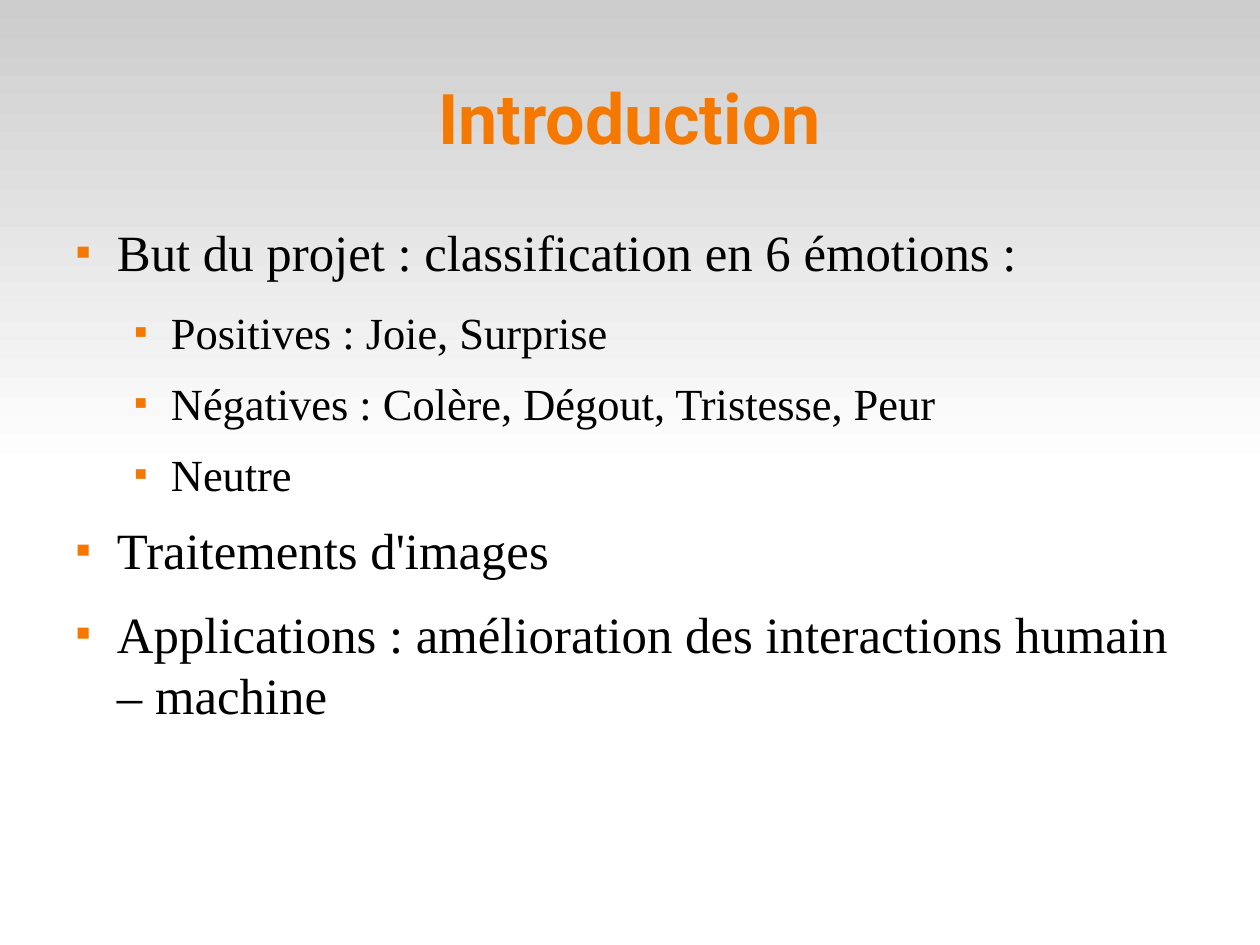
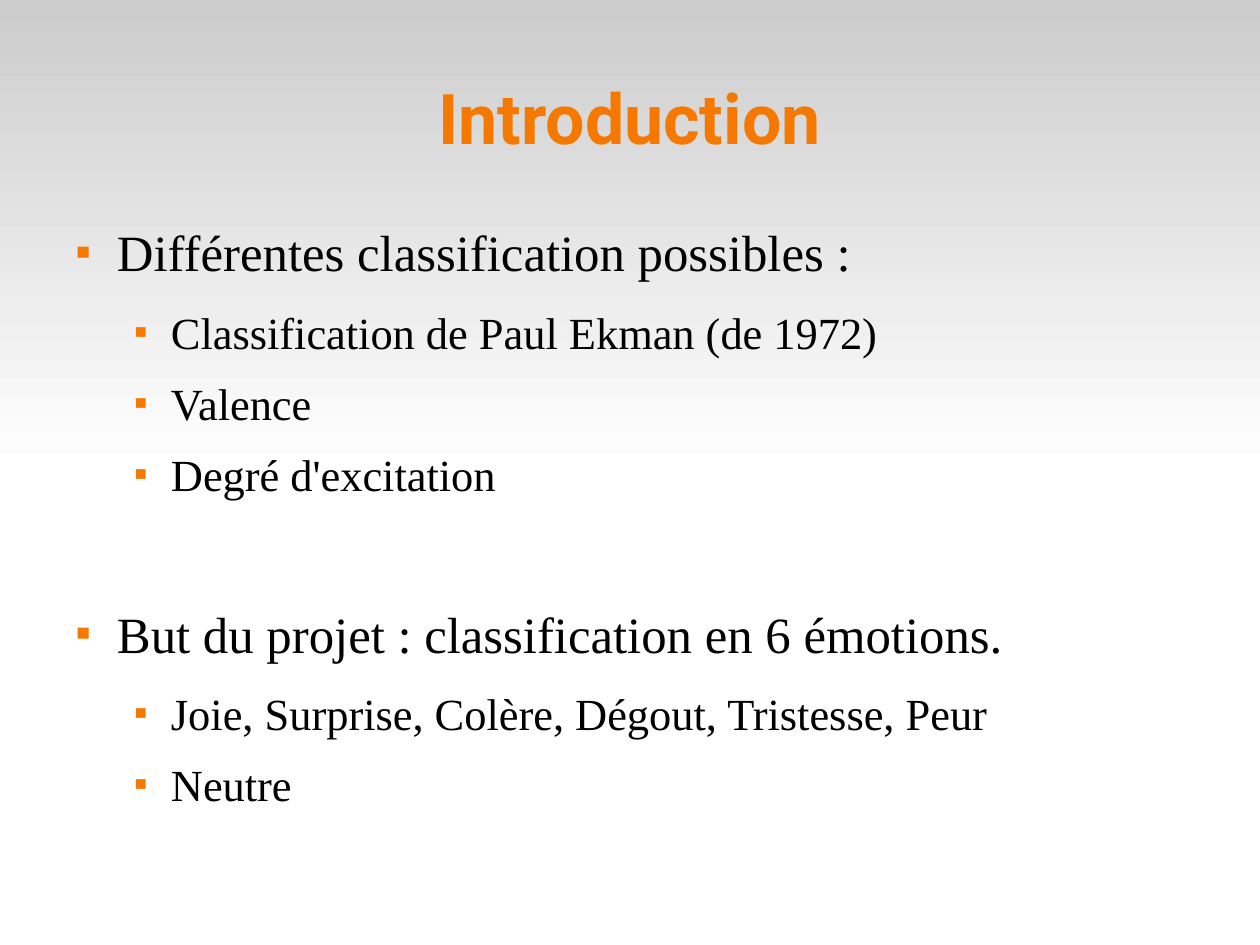
Before and after one commit to sairamnivedita/emotion-detection, a slide deck: slide 3 of doc/pres.odp (slide 2 before the commit). Drawn at 1260x945 pixels with LibreOffice and Linux fonts; fonts in the diff are those of the drawing. Boxes give left, top, right and bottom in pixels: in the first picture for what was removed or moved away, otherwise in the second. Text is boxed around its words. In the diff, an @@ line names an element or a change of style, - is before the commit and + after.

```diff
--- a/doc/pres.odp
+++ b/doc/pres.odp
@@ text at box(117, 235, 1003, 739): text changed @@
-■ But du projet : classification en 6 émotions :
-  ■ Positives : Joie, Surprise
-  ■ Négatives : Colère, Dégout, Tristesse, Peur
+■ Différentes classification possibles :
+  ■ Classification de Paul Ekman (de 1972)
+  ■ Valence
+  ■ Degré d'excitation
+■ But du projet : classification en 6 émotions.
+  ■ Joie, Surprise, Colère, Dégout, Tristesse, Peur
@@ text at box(117, 533, 1167, 715): paragraphs removed @@
-■ Traitements d'images
-■ Applications : amélioration des interactions humain – machine
```
Also in this commit, not shown: 7 other slides changed, 6 slides added, 3 slides removed, 1 other file.
